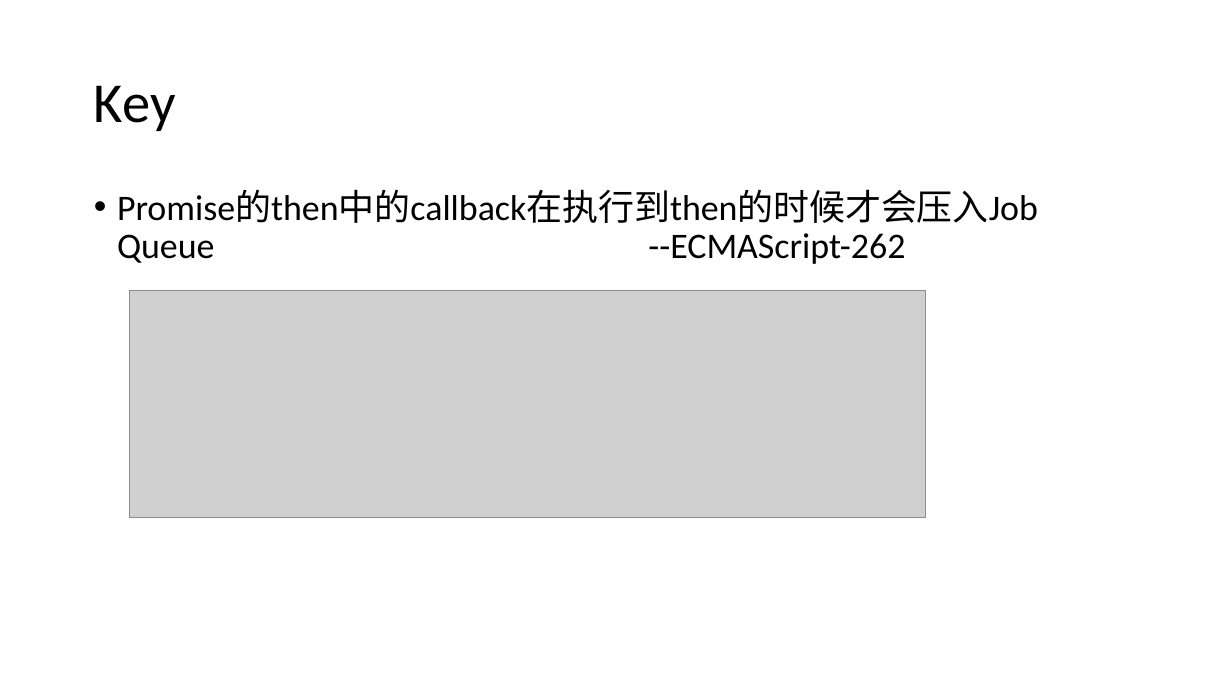
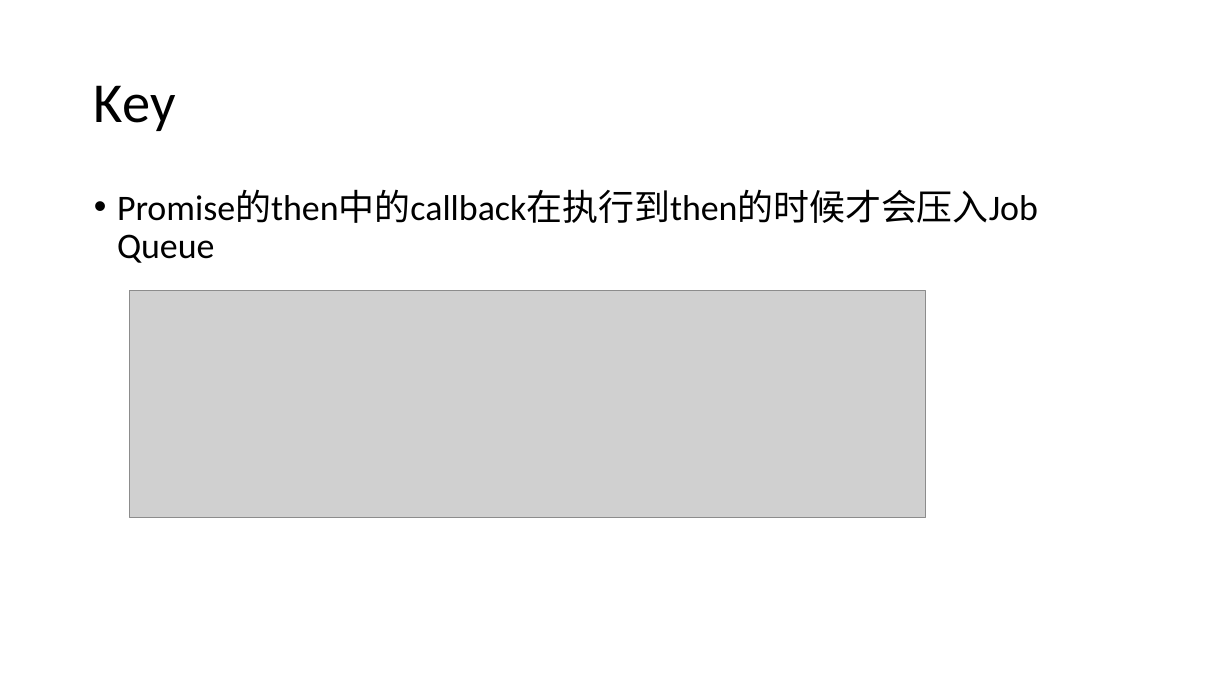
Before and after one commit to WHITE-ILMARE/Technique-Share, a slide deck: slide 18 of Deep Digging in Browser.pptx (slide 16 before the commit). Drawn at 1232x693 pixels with LibreOffice and Linux fonts; fonts in the diff are those of the drawing; grey boxes stand for pictures. Boxes give left, top, right and bottom in pixels: in the first picture for what was removed or moved away, otherwise in the second. Text is boxed around its words. In the diff, an @@ line names an element or a change of style, - is before the commit and + after.

```diff
--- a/Deep Digging in Browser.pptx
+++ b/Deep Digging in Browser.pptx
@@ text at (117,190,1038,263): text changed @@
-• Promise的then中的callback在执行到then的时候才会压入Job Queue --ECMAScript-262
+• Promise的then中的callback在执行到then的时候才会压入Job Queue
```
Also in this commit, not shown: 3 other slides changed, 3 slides added, 1 slide removed.
